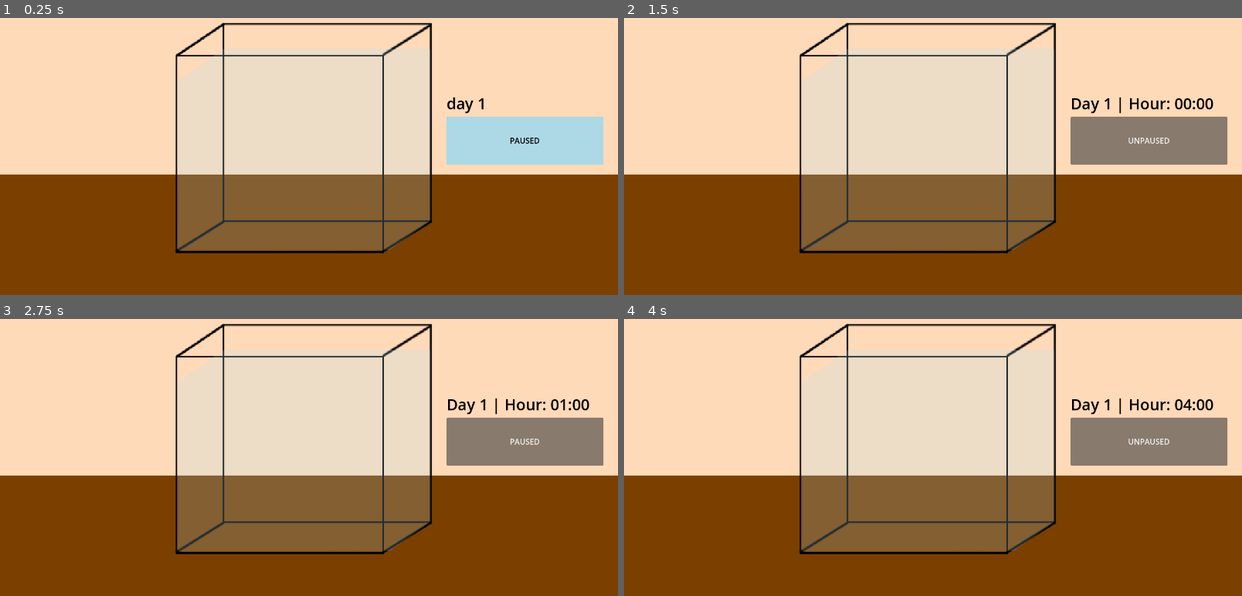
Above: before the commit, frames 1-4 (two rows, left to right).
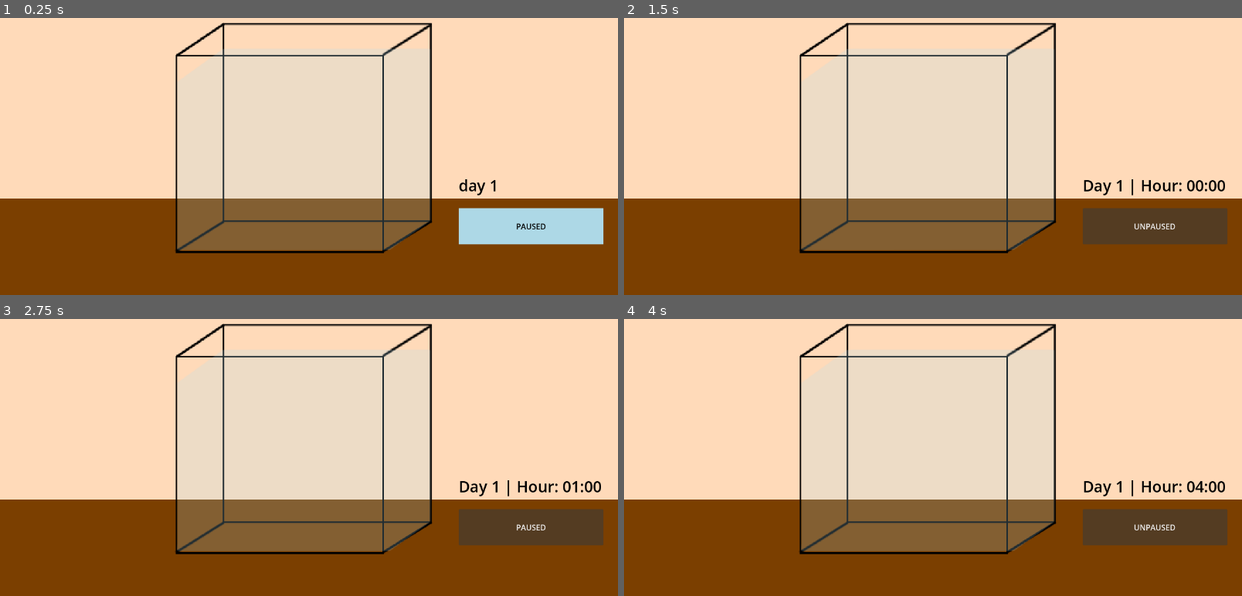
Above: after the commit, the same moments.

Repository: jac192133/Ecobana
Game: Godot game, scene res://scenes/RoomScene.tscn
Same seed, same stepped clock (60 frames per second), same inputs: the game is played once before the commit and once after it.
Inputs:
- Up to frame 1 (0.25 s): no input
- Up to frame 2 (1.5 s): tap Enter at 0.5 s; click "PAUSED" at 1.25 s
- Up to frame 3 (2.75 s): click "UNPAUSED" at 2 s
- Up to frame 4 (4 s): tap Space (pause_toggle) at 2.75 s

The runs differ from the first frame. In frame 1, 16% of the frame differs, in the area x 0-100%, y 28-82%; in frame 2, 16%; in frame 3, 16%; in frame 4, 16%.

Commit message:
tweaked dimensions

Diff:
--- a/godotecobana/scenes/RoomScene.tscn
+++ b/godotecobana/scenes/RoomScene.tscn
@@ -30,10 +30,10 @@
 [node name="CalenderLabel" type="Label" parent="Control"]
 z_index = 1
 layout_mode = 0
-offset_left = 925.0
-offset_top = 300.0
-offset_right = 1025.0
-offset_bottom = 350.0
+offset_left = 950.0
+offset_top = 470.0
+offset_right = 1050.0
+offset_bottom = 520.0
 theme_override_colors/font_color = Color(0, 0, 0, 1)
 theme_override_font_sizes/font_size = 32
 text = "day 1"
@@ -55,18 +55,18 @@
 anchors_preset = -1
 anchor_right = 1.0
 anchor_bottom = 1.0
-offset_top = 470.0
+offset_top = 520.0
 offset_right = 1280.0
-offset_bottom = 726.0
+offset_bottom = 720.0
 grow_horizontal = 2
 grow_vertical = 2
 color = Color(0.482353, 0.247059, 0, 1)
 
 [node name="PauseToggleButton" type="Button" parent="."]
-offset_left = 925.0
-offset_top = 350.0
+offset_left = 950.0
+offset_top = 540.0
 offset_right = 1250.0
-offset_bottom = 450.0
+offset_bottom = 615.0
 script = ExtResource("8_halce")
 
 [node name="Tank" type="Sprite2D" parent="."]
